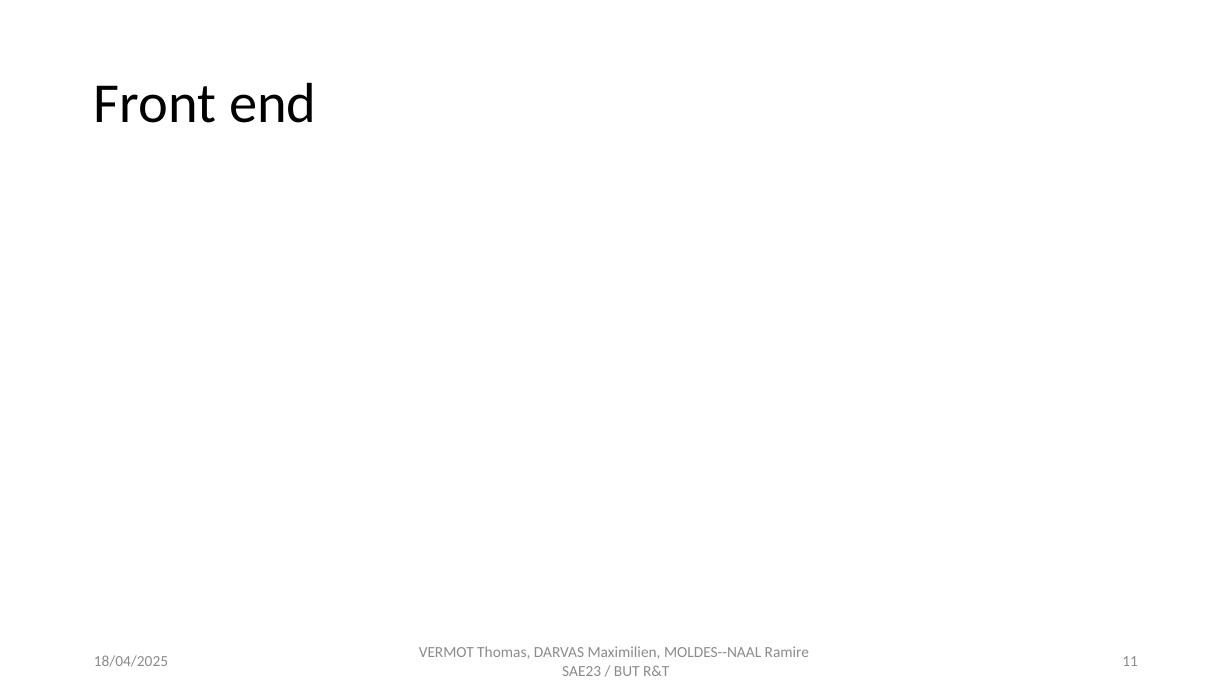
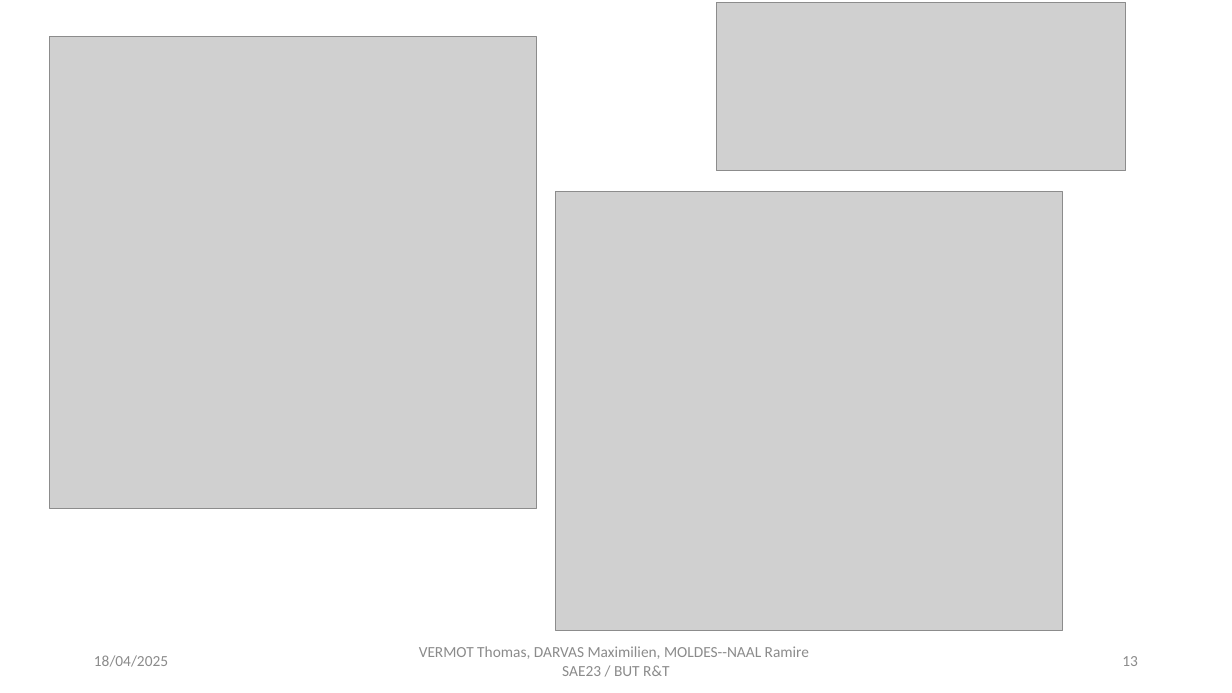
Before and after one commit to smaugue/SAE2.3, a slide deck: slide 13 of Présenation 2.3.pptx (slide 11 before the commit). Drawn at 1232x693 pixels with LibreOffice and Linux fonts; fonts in the diff are those of the drawing; grey boxes stand for pictures. Boxes give left, top, right and bottom in pixels: in the first picture for what was removed or moved away, otherwise in the second. Text is boxed around its words. In the diff, an @@ line names an element or a change of style, - is before the commit and + after.

```diff
--- a/Présenation 2.3.pptx
+++ b/Présenation 2.3.pptx
@@ picture added at [716, 3, 1127, 171] @@
@@ picture added at [50, 37, 537, 508] @@
@@ title removed at [94, 82, 316, 123] @@
-Front end
@@ picture added at [556, 191, 1063, 630] @@
@@ page number at [1122, 656, 1138, 666]: text changed @@
-11
+13
```
Also in this commit, not shown: 5 other slides changed, 2 slides added, 14 other files.
